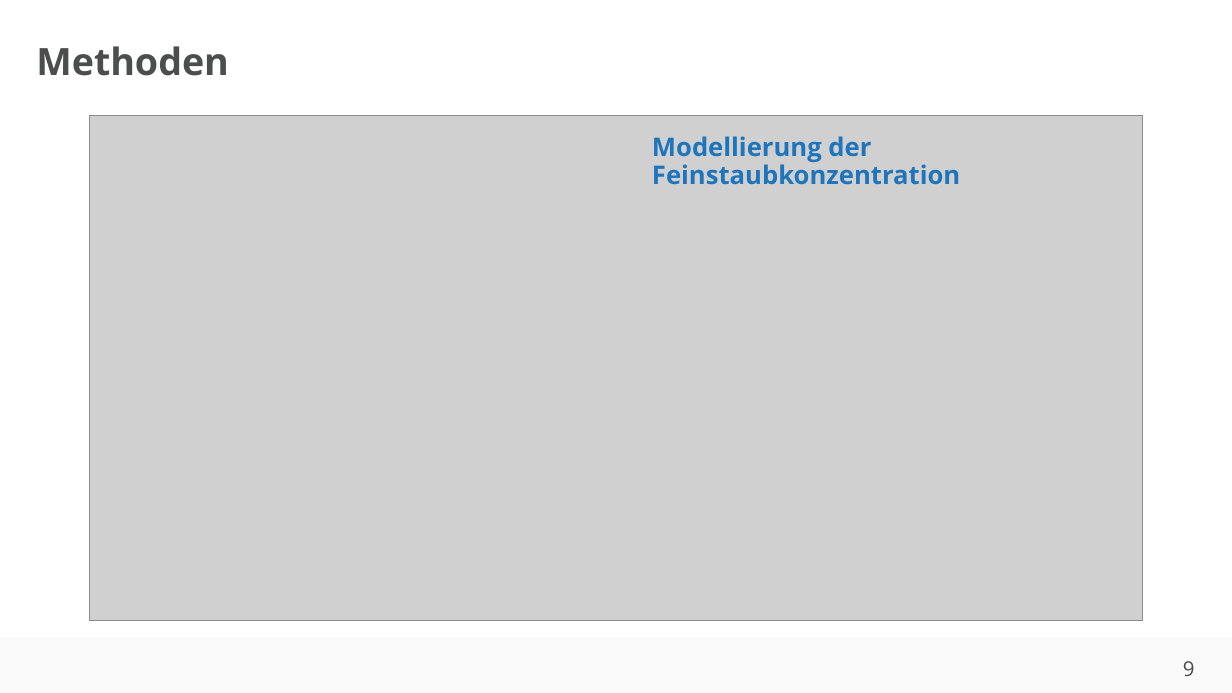
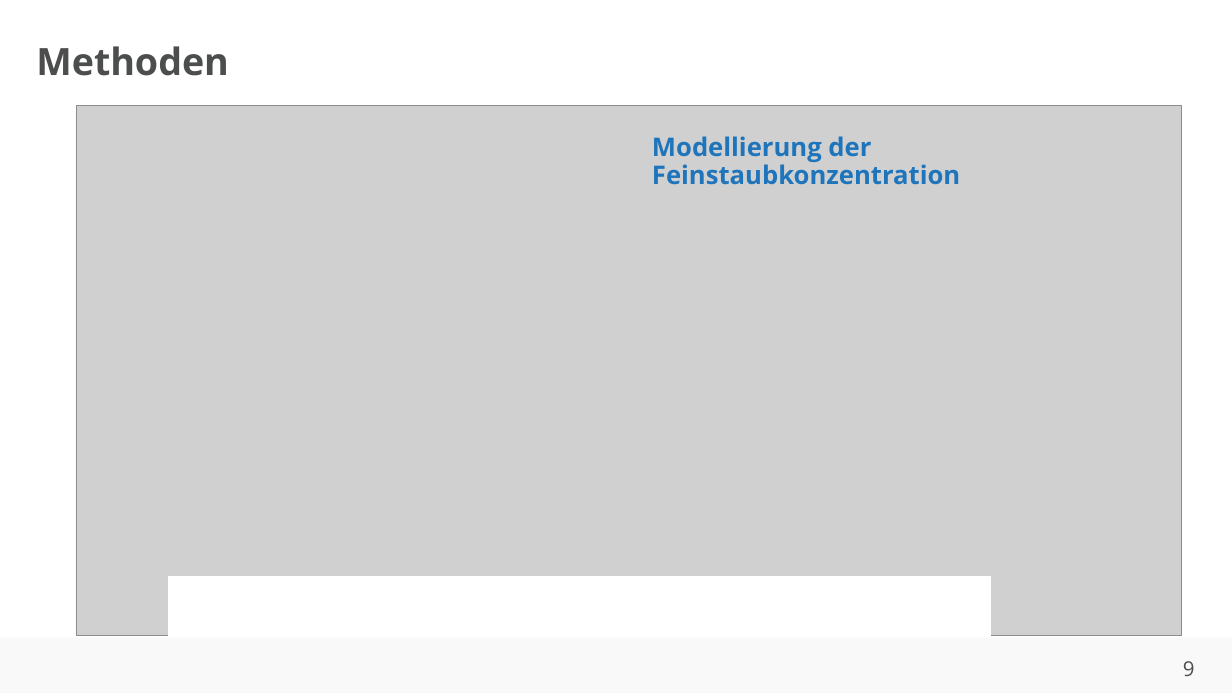
Before and after one commit to ahndavin/Abschlussarbeit_Bachelor, a slide deck: slide 9 of Kolloquium/Kolloquium.pptx. Drawn at 1232x693 pixels with LibreOffice and Linux fonts; fonts in the diff are those of the drawing; grey boxes stand for pictures; background and template pictures are left out. Boxes give left, top, right and bottom in pixels: in the first picture for what was removed or moved away, otherwise in the second. Text is boxed around its words. In the diff, an @@ line names an element or a change of style, - is before the commit and + after.

```diff
--- a/Kolloquium/Kolloquium.pptx
+++ b/Kolloquium/Kolloquium.pptx
@@ picture: place and size @@
-picture at <box>89,116,1142,621</box>
+picture at <box>76,106,1183,636</box>
@@ rectangle added at <box>169,577,991,636</box>, fill #FFFFFF, outline #FFFFFF 1 pt @@
```
Also in this commit, not shown: 2 other slides changed, 1 slide added.
